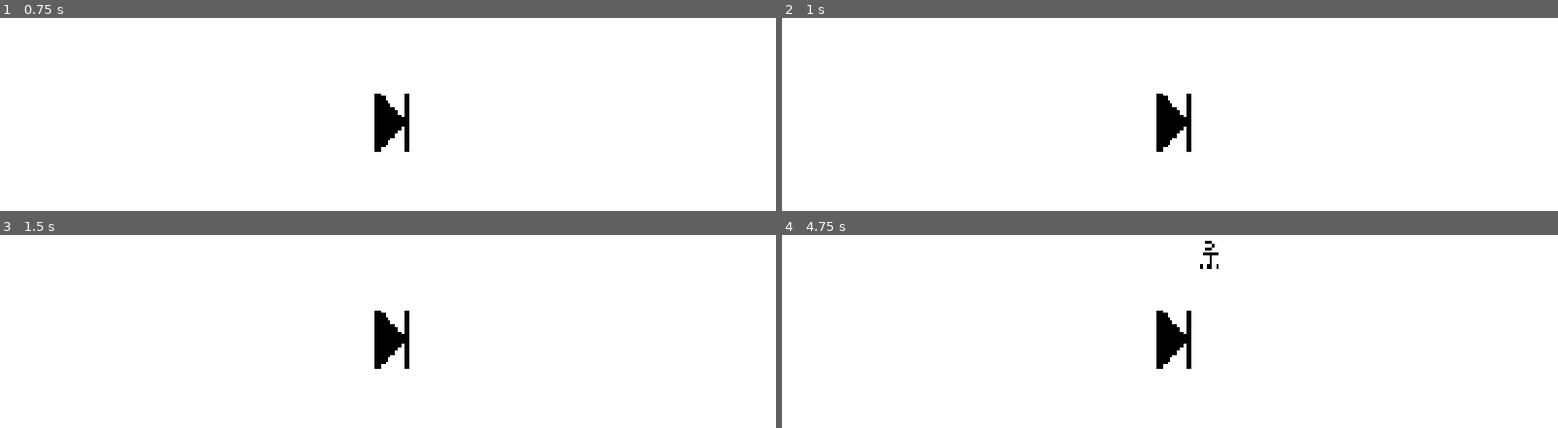
Above: before the commit, frames 1-4 (two rows, left to right).
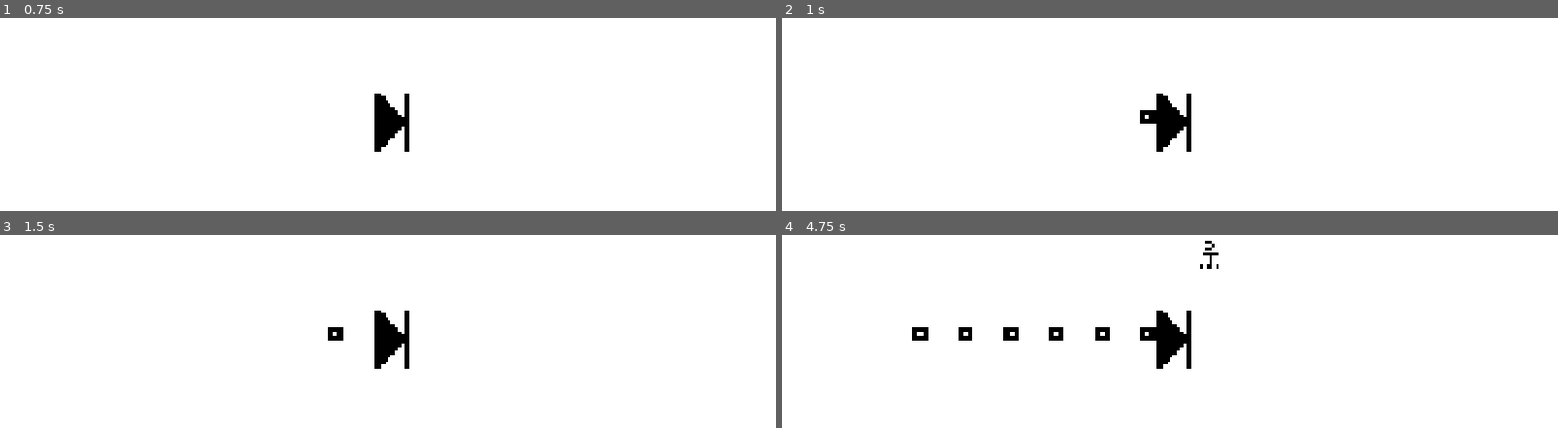
Above: after the commit, the same moments.

Repository: chorwat2137/haven-2026
Game: Godot game, scene res://scenes/main.tscn
The game is run twice, just before and just after one commit, with the same random seed, the same clock (stepped at 60 frames per second) and the same inputs. This scene is started directly instead of the project's main scene.
Inputs:
- Up to frame 1 (0.75 s): tap Enter (ui_accept) at 0.5 s; hold Right (ui_right) from 0.53 s (still down); tap Space (shoot) at 0.6 s
- Up to frame 2 (1 s): keep holding Right (ui_right); tap Enter (ui_accept) at 0.77 s
- Up to frame 3 (1.5 s): keep holding Right (ui_right); tap Space (shoot) at 1.35 s
- Up to frame 4 (4.75 s): tap Enter (ui_accept) at 1.52, 3.02, 3.77, 4.52 s; release Right (ui_right) at 2.03 s; hold Left (ui_left) 2.03-2.78 s; tap Space (shoot) every 0.75 s from 2.1 to 4.35 s; hold Right (ui_right) 2.78-4.28 s; hold Left (ui_left) from 4.28 s (still down)

Frame 1 is identical in both runs. In frame 2, 0.1% of the frame differs, in the area x 46-49%, y 47-55%; in frame 3, 0.1%; in frame 4, 0.7%, in the area x 16-49%, y 47-55%.
Error before the commit: Invalid access to property or key 'position' on a base object of type 'Node (main.gd)'. (res://scripts/player_control.gd:12)

Commit message:
Automatic sync

Diff:
--- a/scripts/player_control.gd
+++ b/scripts/player_control.gd
@@ -9,8 +9,8 @@
 
 func shoot():
 	var b = bullet.instantiate()
-	var b_y = get_parent().position.y
-	var b_x = get_parent().position.x
+	var b_y = position.y
+	var b_x = position.x
 	b.position = Vector2i(b_x, b_y)
 	get_parent().add_child(b)
 
